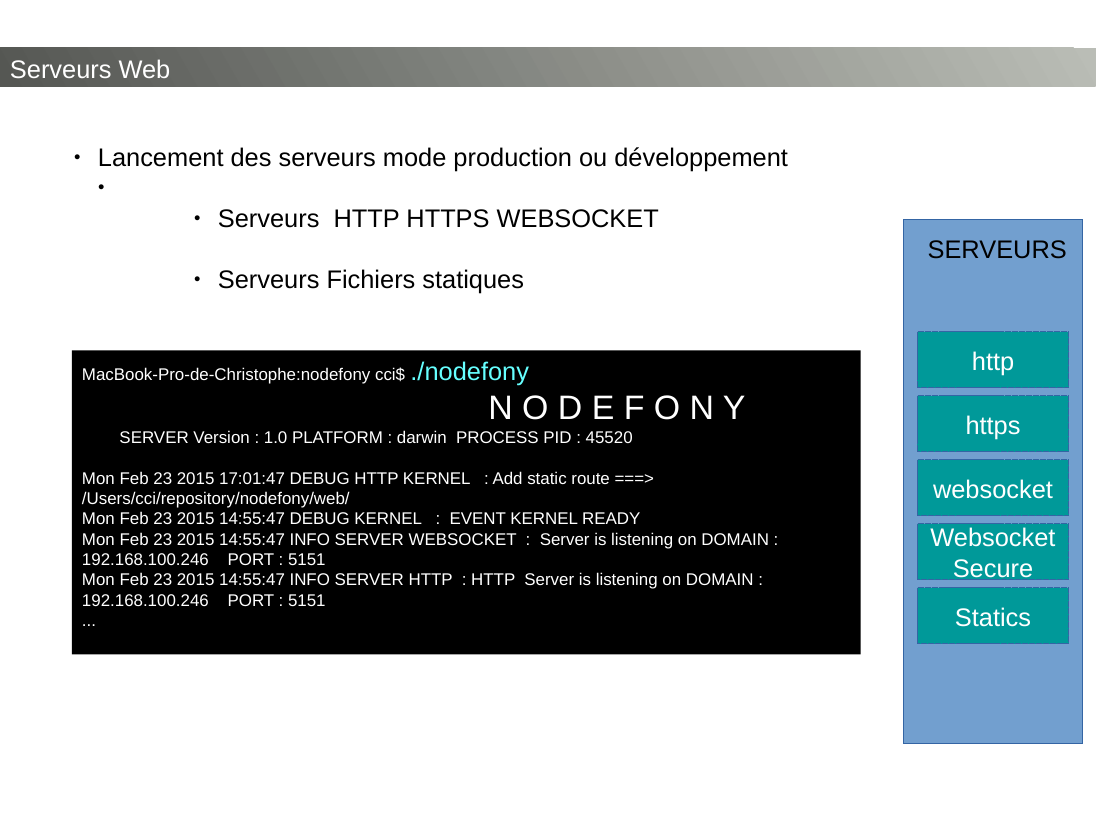
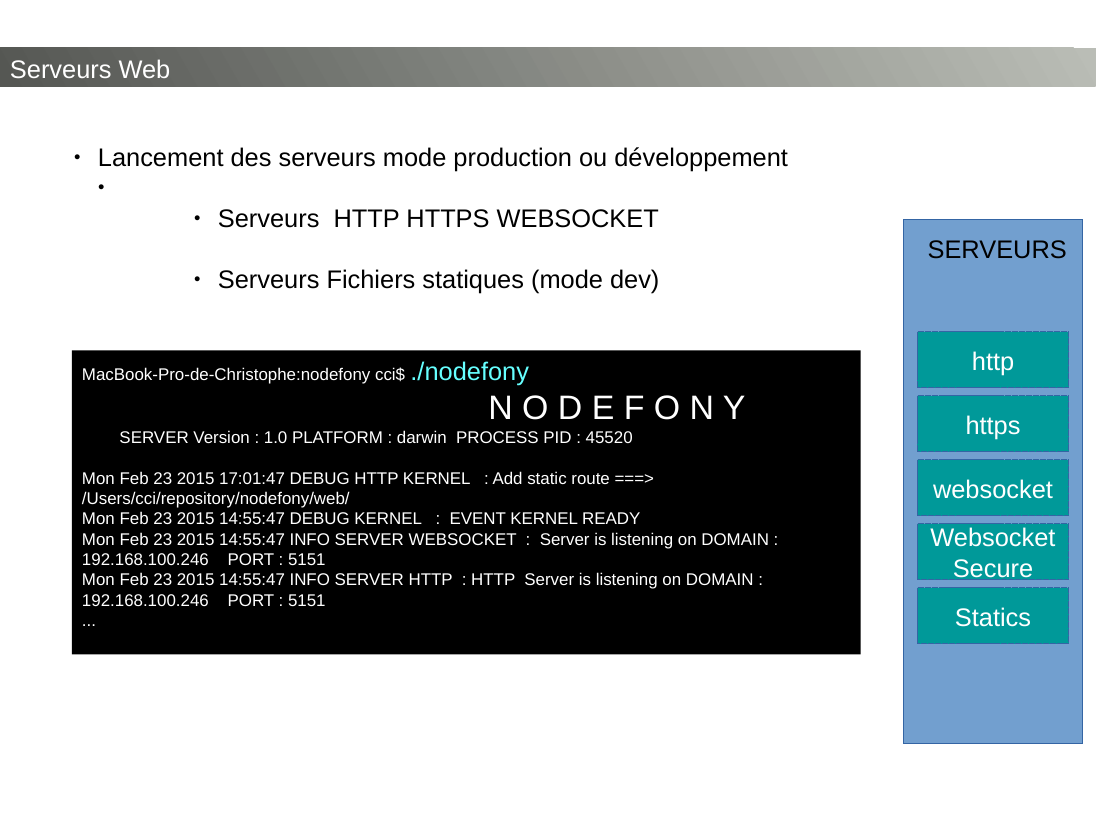
Before and after one commit to nodefony/nodefony-starter, a slide deck: slide 12 of src/nodefony/doc/nodefony.odp. Drawn at 1120x840 pixels with LibreOffice and Linux fonts; fonts in the diff are those of the drawing. Boxes give left, top, right and bottom in pixels: in the first picture for what was removed or moved away, otherwise in the second. Text is boxed around its words. In the diff, an @@ line names an element or a change of style, - is before the commit and + after.

```diff
--- a/src/nodefony/doc/nodefony.odp
+++ b/src/nodefony/doc/nodefony.odp
@@ text at bbox=[218, 269, 659, 293]: text changed @@
-          ● Serveurs Fichiers statiques
+          ● Serveurs Fichiers statiques (mode dev)
```
Also in this commit, not shown: 2 other slides changed, 17 other files.
